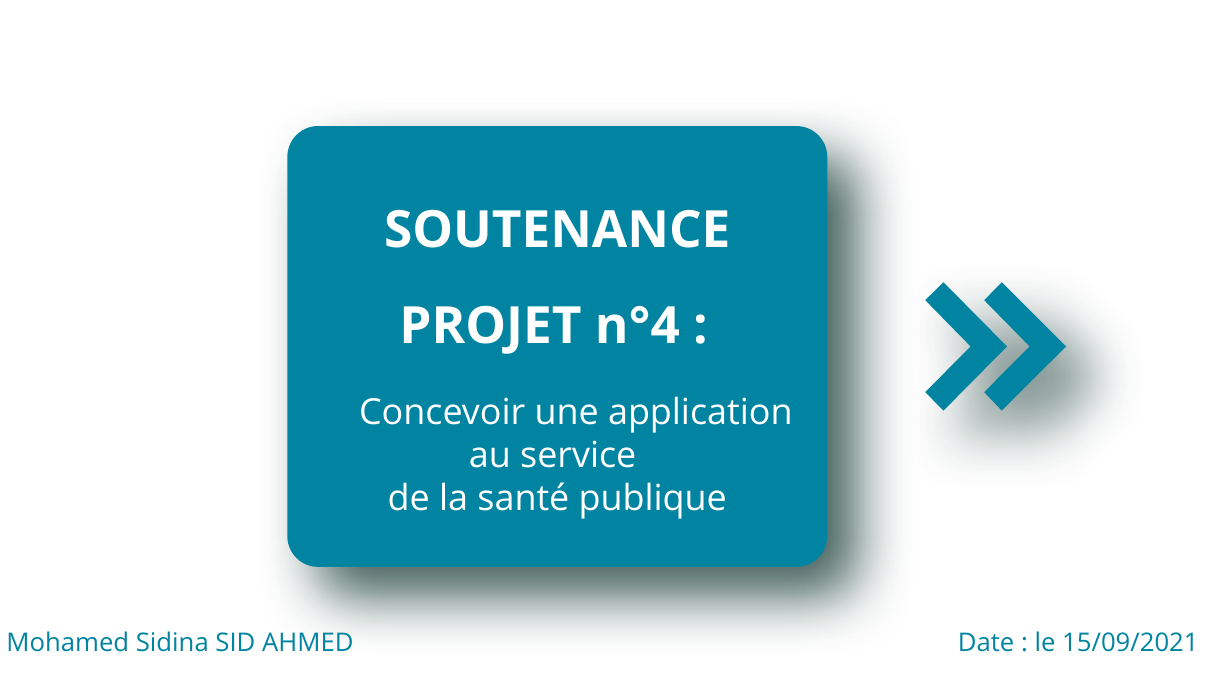
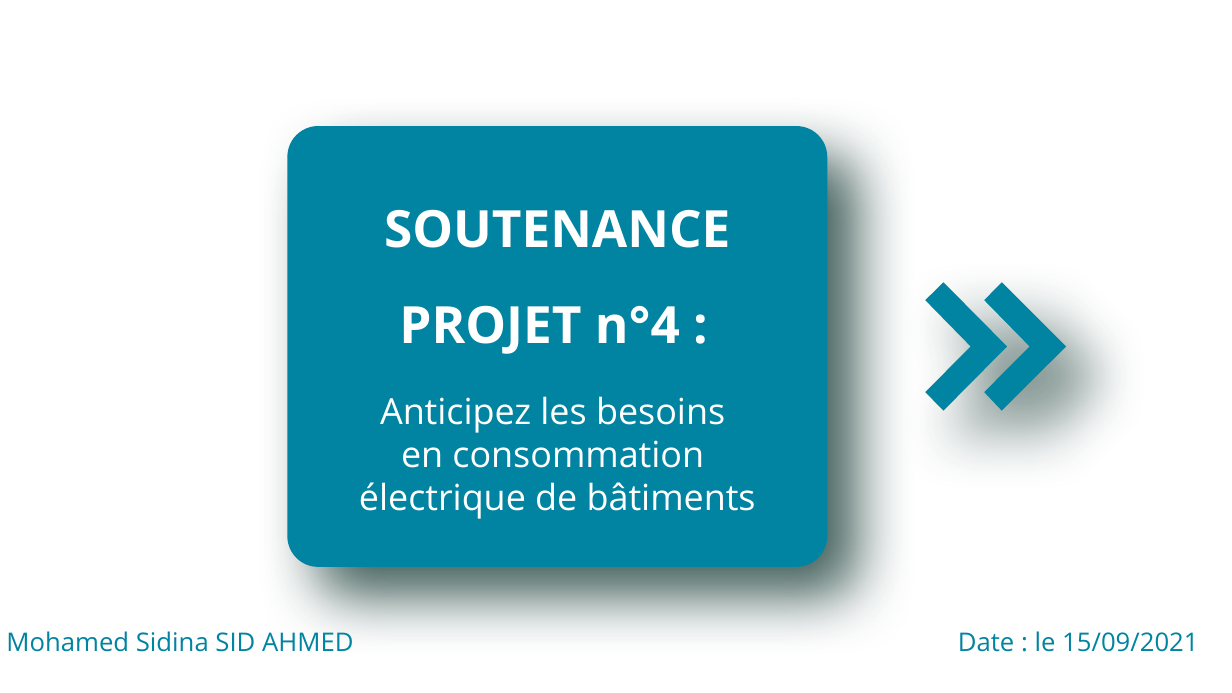
Before and after one commit to mohamedsidina/OC_Project_n_4, a slide deck: slide 1 of Pélec_03_présentation.pptx. Drawn at 1232x693 pixels with LibreOffice and Linux fonts; fonts in the diff are those of the drawing; background and template pictures are left out. Boxes give left, top, right and bottom in pixels: in the first picture for what was removed or moved away, otherwise in the second. Text is boxed around its words. In the diff, an @@ line names an element or a change of style, - is before the commit and + after.

Commit message:
First commit

```diff
--- a/Pélec_03_présentation.pptx
+++ b/Pélec_03_présentation.pptx
@@ text at box(359, 396, 756, 519): text changed @@
-Concevoir une application
-au service
-de la santé publique
+Anticipez les besoins
+en consommation
+électrique de bâtiments
```
